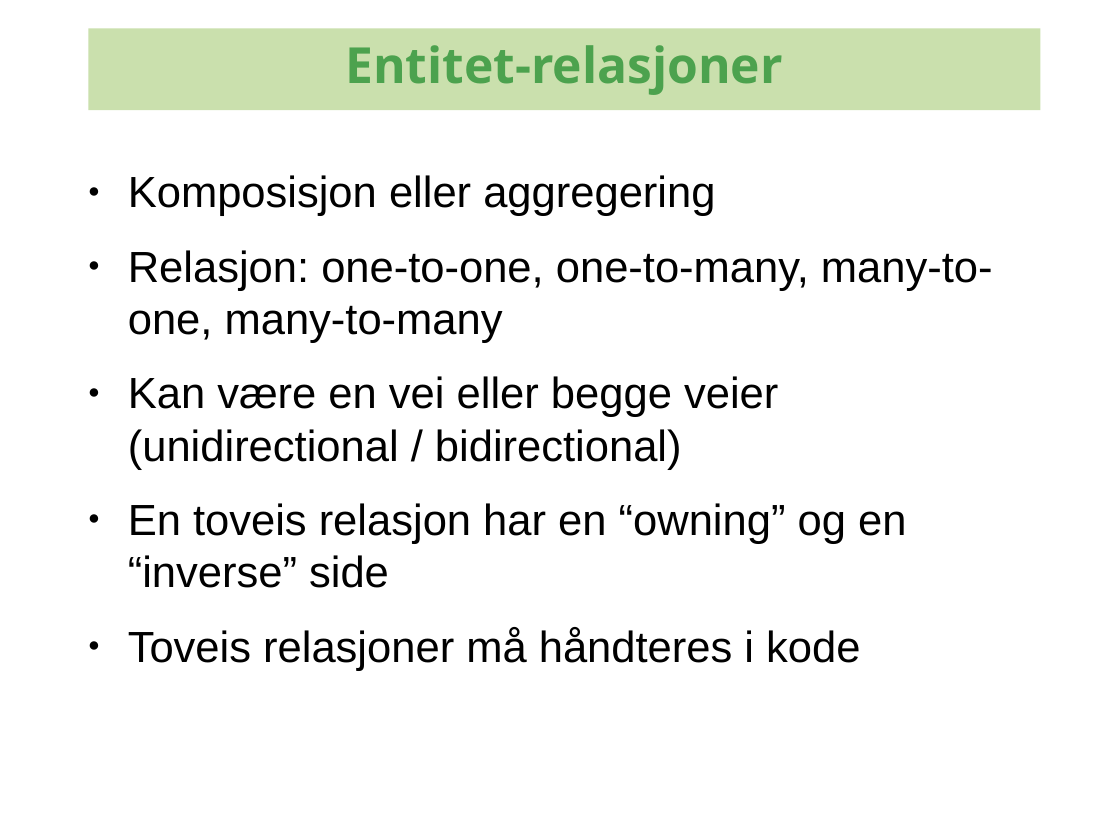
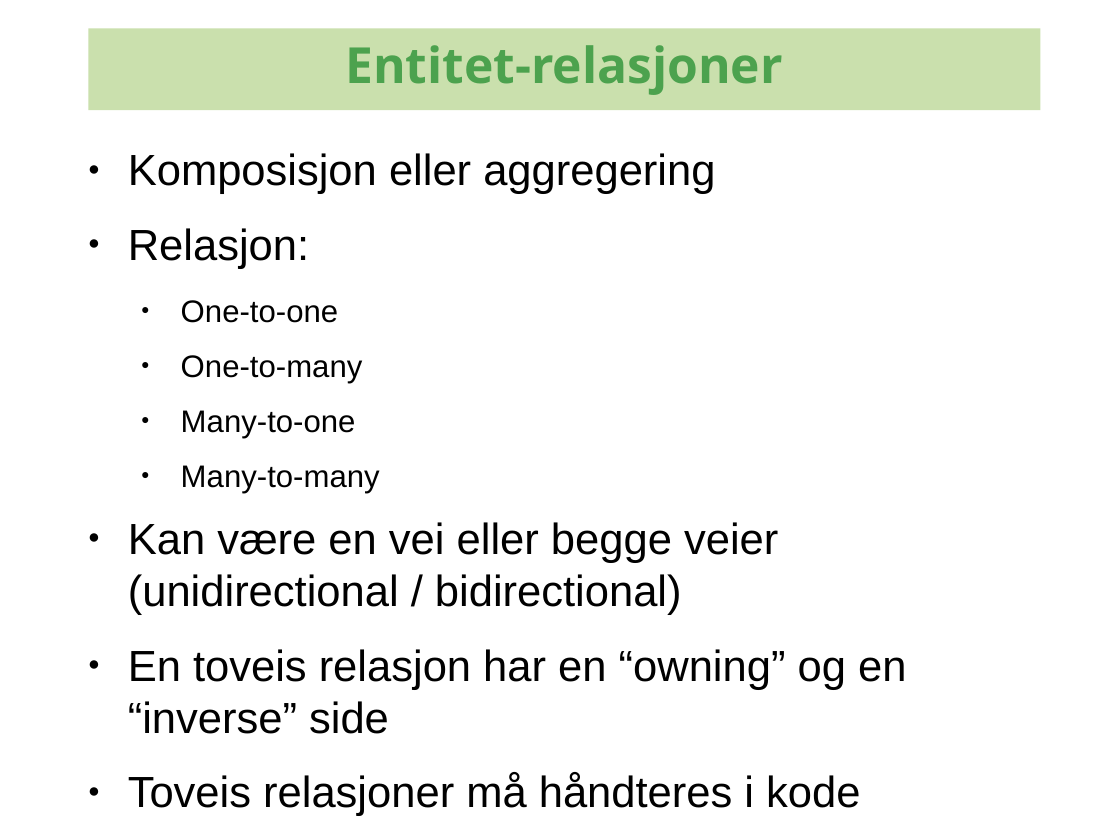
Before and after one commit to kenglxn/seam-maven-refimpl, a slide deck: slide 40 of sandbox/loo/jpa-continued/jpa-continued.odp (slide 37 before the commit). Drawn at 1120x840 pixels with LibreOffice and Linux fonts; fonts in the diff are those of the drawing; background and template pictures are left out. Boxes give left, top, right and bottom in pixels: in the first picture for what was removed or moved away, otherwise in the second. Text is boxed around its words. In the diff, an @@ line names an element or a change of style, - is before the commit and + after.

Commit message:
stuff for jpa talk

```diff
--- a/sandbox/loo/jpa-continued/jpa-continued.odp
+++ b/sandbox/loo/jpa-continued/jpa-continued.odp
@@ text "Komposisjon eller aggregering": place and size @@
-text "Komposisjon eller aggregering" at <box>128,175,993,671</box>
+text "Komposisjon eller aggregering" at <box>128,153,906,816</box>
@@ text at <box>128,228,380,493</box>: text changed; size 28 to 20 pt @@
-● Relasjon: one-to-one, one-to-many, many-to-one, many-to-many
+● Relasjon:
+  ● One-to-one
+  ● One-to-many
+  ● Many-to-one
+  ● Many-to-many
```
Also in this commit, not shown: 10 other slides changed, 19 slides added.
